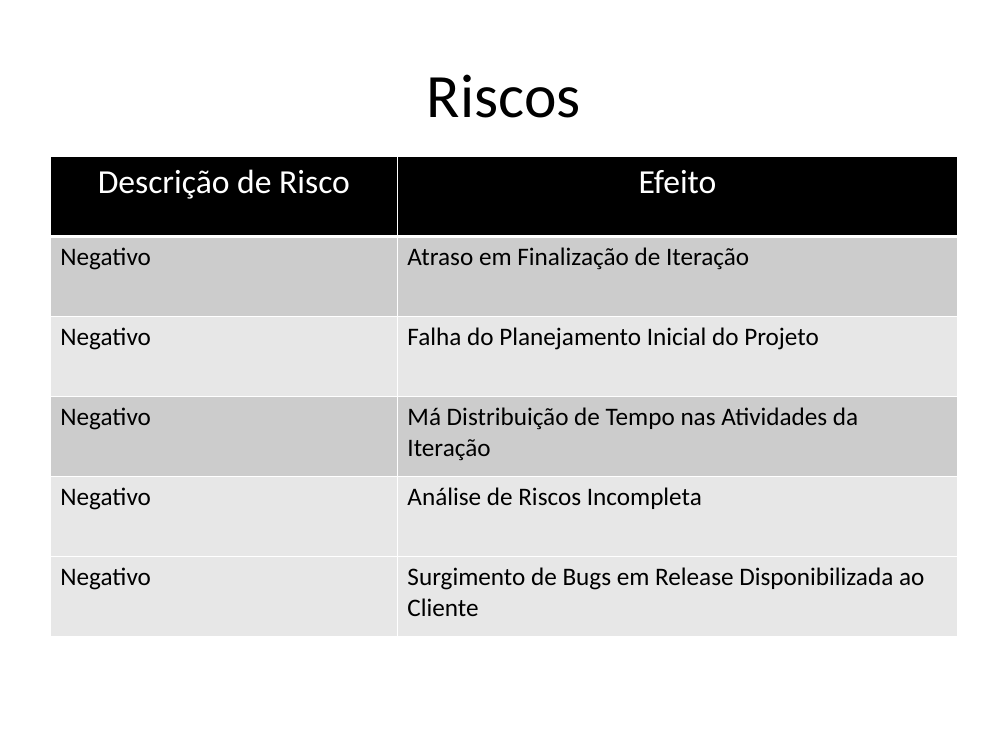
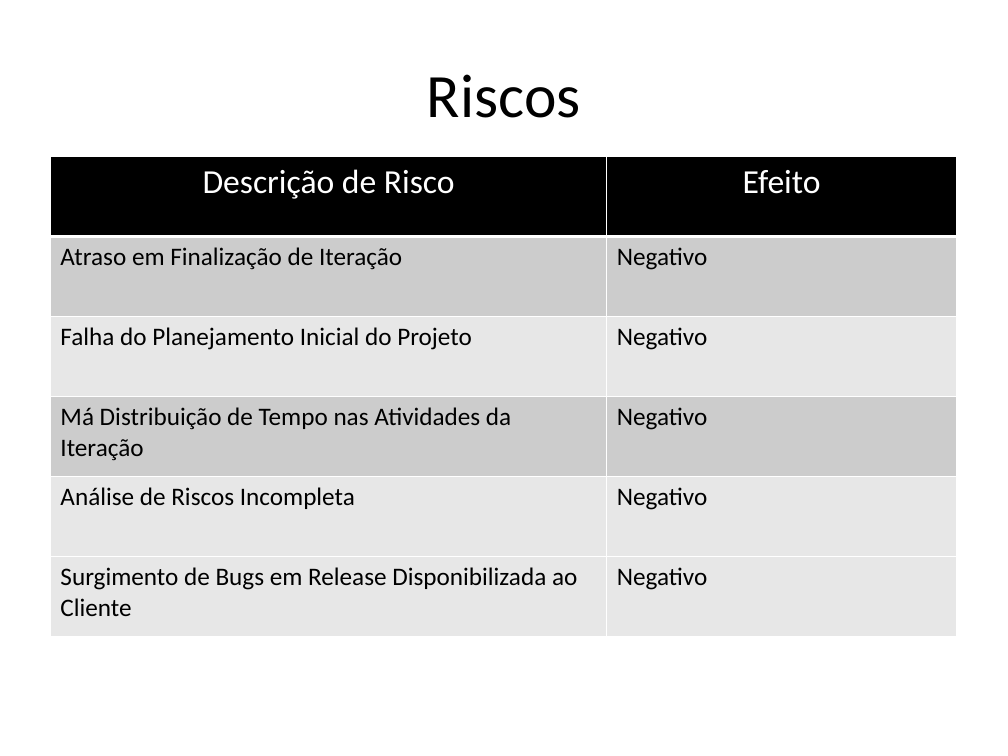
Before and after one commit to AjudeMais/ajudeMais-Projeto, a slide deck: slide 14 of Projeto-AjudeMais/000-Gerência de Projeto/PPJ-Plano de Projeto.pptx. Drawn at 1008x756 pixels with LibreOffice and Linux fonts; fonts in the diff are those of the drawing. Boxes give left, top, right and bottom in pixels: in the first picture for what was removed or moved away, otherwise in the second. Text is boxed around its words. In the diff, an @@ line names an element or a change of style, - is before the commit and + after.

Commit message:
Correções no plano de projeto

```diff
--- a/Projeto-AjudeMais/000-Gerência de Projeto/PPJ-Plano de Projeto.pptx
+++ b/Projeto-AjudeMais/000-Gerência de Projeto/PPJ-Plano de Projeto.pptx
@@ table at [50,156,957,636] @@
-row 2, column 1: Negativo
+row 2, column 1: Atraso em Finalização de Iteração
-row 2, column 2: Atraso em Finalização de Iteração
+row 2, column 2: Negativo
-row 3, column 1: Negativo
+row 3, column 1: Falha do Planejamento Inicial do Projeto
-row 3, column 2: Falha do Planejamento Inicial do Projeto
+row 3, column 2: Negativo
-row 4, column 1: Negativo
+row 4, column 1: Má Distribuição de Tempo nas Atividades da Iteração
-row 4, column 2: Má Distribuição de Tempo nas Atividades da Iteração
+row 4, column 2: Negativo
-row 5, column 1: Negativo
+row 5, column 1: Análise de Riscos Incompleta
-row 5, column 2: Análise de Riscos Incompleta
+row 5, column 2: Negativo
-row 6, column 1: Negativo
+row 6, column 1: Surgimento de Bugs em Release Disponibilizada ao Cliente
-row 6, column 2: Surgimento de Bugs em Release Disponibilizada ao Cliente
+row 6, column 2: Negativo
```
Also in this commit, not shown: 2 other slides changed.
